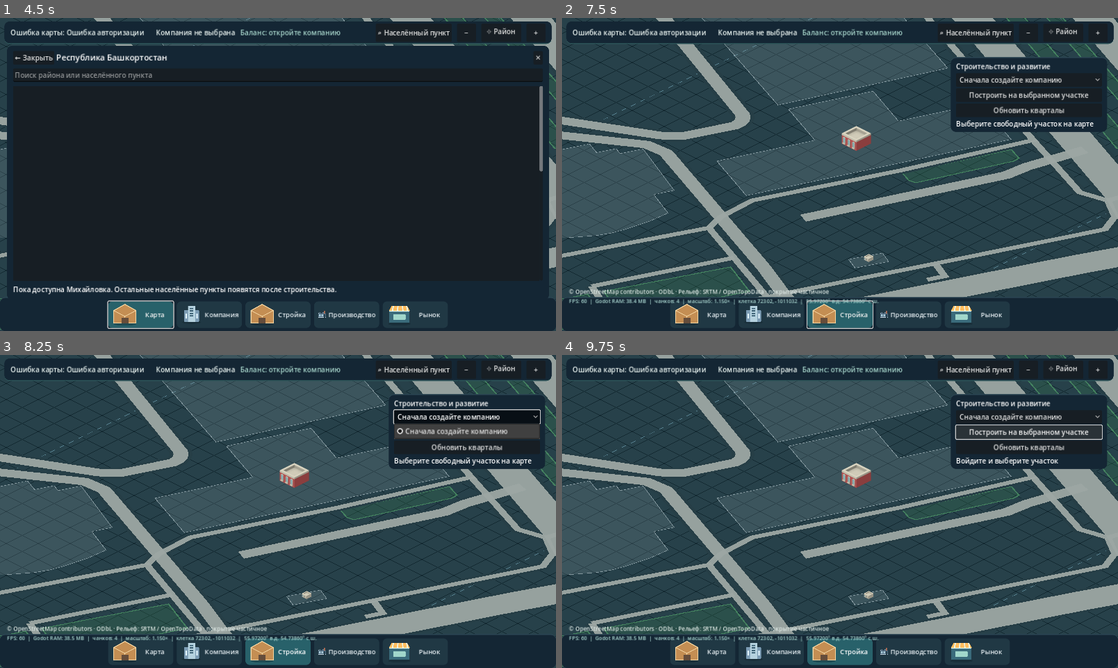
Above: before the commit, frames 1-4 (two rows, left to right).
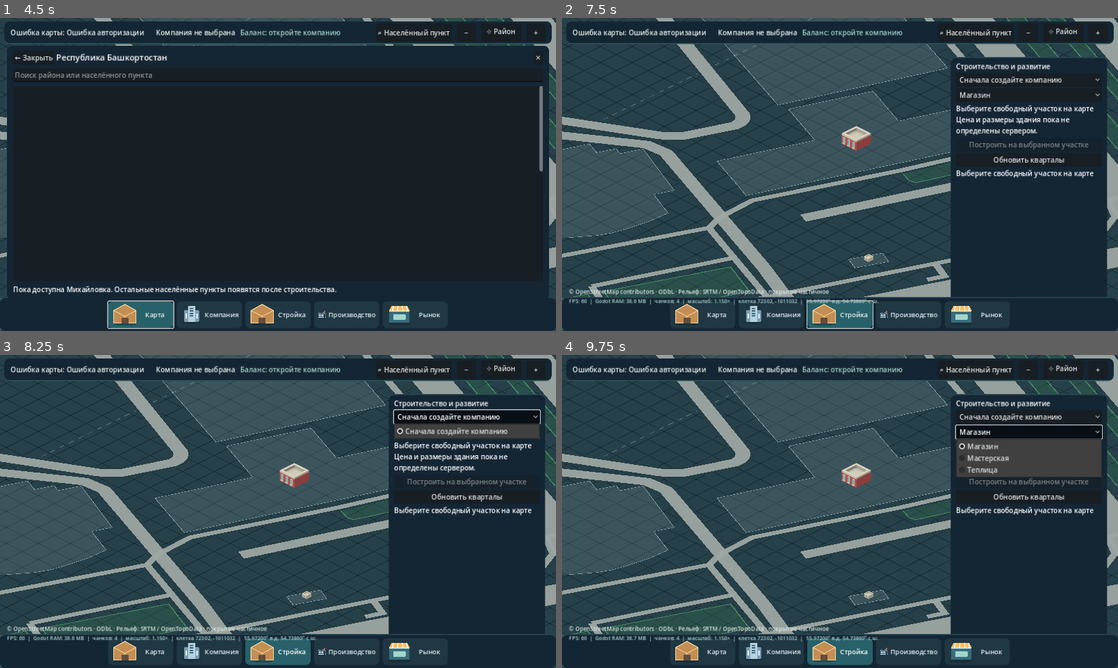
Above: after the commit, the same moments.

Repository: maillunex-lang/basheco
Game: Godot game, scene res://scenes/world.tscn
Same seed, same stepped clock (60 frames per second), same inputs: the game is played once before the commit and once after it.
Inputs (mouse positions are in pixels of both pictures, inside the frame that each line leads up to):
- Up to frame 1 (4.5 s): click (278, 133) at 0.52 s; type "12" at 0.6 s; click (278, 158) at 0.75 s; type "12" at 0.83 s; click (278, 183) at 0.98 s; type "12" at 1.07 s; click "Войти в игру" at 1.25 s; click "Войти в игру" at 2 s; click "Создать аккаунт" at 2.75 s; click "Посмотреть карту без входа" at 3.5 s; click "Карта" at 4.25 s
- Up to frame 2 (7.5 s): click "Компания" at 5 s; click (1029, 80) at 5.77 s; type "12" at 5.85 s; click "Создать компанию" at 6.5 s; click "Стройка" at 7.25 s
- Up to frame 3 (8.25 s): click "Сначала создайте компанию" at 8 s
- Up to frame 4 (9.75 s): click (1029, 433) at 8.75 s, where only the run before the commit has a clickable "Построить на выбранном участке"; click (1029, 433) at 9.5 s, where only the run after the commit has a clickable "Магазин"

Frame 1 is identical in both runs. In frame 2, 14% of the frame differs, in the area x 12-99%, y 23-92%; in frame 3, 14%; in frame 4, 16%, in the area x 12-99%, y 22-92%.

Commit message:
feat(alpha-build): add zoned building catalog and safe build validation UI

Diff:
--- a/client/scripts/build_panel.gd
+++ b/client/scripts/build_panel.gd
@@ -7,6 +7,19 @@
 var company_ids: Array[String] = []
 var message: Label
 var world: Node2D
+var building_picker: OptionButton
+var selected_info: Label
+var build_button: Button
+var busy := false
+# Verified server building_types in migration 004_world_prototype.sql.
+# Sizes are plot dimensions, not building footprint specifications.
+const CATALOG := [
+    {"code": "shop", "title": "Магазин", "zone": "commercial"},
+    {"code": "workshop", "title": "Мастерская", "zone": "industrial"},
+    {"code": "greenhouse", "title": "Теплица", "zone": "agricultural"}
+]
+const ZONE_NAMES := {"commercial": "Торговая", "industrial": "Промышленная", "agricultural": "Сельскохозяйственная"}
+
 
 func _ready() -> void:
     world = get_parent()
@@ -26,10 +39,18 @@
     company = OptionButton.new()
     company.add_item("Сначала создайте компанию")
     layout.add_child(company)
-    var build := Button.new()
-    build.text = "Построить на выбранном участке"
-    build.pressed.connect(_build)
-    layout.add_child(build)
+    building_picker = OptionButton.new()
+    for item in CATALOG:
+        building_picker.add_item(item["title"])
+    building_picker.item_selected.connect(func(_index: int): _refresh_selection())
+    layout.add_child(building_picker)
+    selected_info = Label.new()
+    selected_info.autowrap_mode = TextServer.AUTOWRAP_WORD_SMART
+    layout.add_child(selected_info)
+    build_button = Button.new()
+    build_button.text = "Построить на выбранном участке"
+    build_button.pressed.connect(_build)
+    layout.add_child(build_button)
     var reload := Button.new()
     reload.text = "Обновить кварталы"
     reload.pressed.connect(func(): world.refresh_parcels())
@@ -38,7 +59,45 @@
     message.text = "Выберите свободный участок на карте"
     layout.add_child(message)
     panel.visible = false
+    set_process(true)
+    _refresh_selection()
     world.get_node("Company").companies_updated.connect(_set_companies)
+
+func _process(_delta: float) -> void:
+    if panel.visible:
+        _refresh_selection()
+
+func _current_building() -> Dictionary:
+    var index := building_picker.selected
+    if index < 0 or index >= CATALOG.size():
+        return {}
+    return CATALOG[index]
+
+func _selection_error() -> String:
+    if api.access_token.is_empty():
+        return "Войдите в игру, чтобы строить"
+    if _selected_company_id().is_empty():
+        return "Сначала создайте компанию"
+    if world.selected_plot < 0 or world.selected_plot >= world.plots.size():
+        return "Выберите участок на карте"
+    var plot: Dictionary = world.plots[world.selected_plot]
+    if not plot.has("id") or str(plot.get("id", "")).is_empty():
+        return "Нужен участок, подтверждённый сервером"
+    if plot.get("owner_company_id") != null and str(plot.get("owner_company_id")) != "":
+        return "Участок уже занят"
+    var chosen := _current_building()
+    if chosen.is_empty() or chosen["zone"] != str(plot.get("zone", "")):
+        return "Тип здания не подходит для зоны участка"
+    return ""
+
+func _refresh_selection() -> void:
+    var detail := "Выберите свободный участок на карте"
+    if world.selected_plot >= 0 and world.selected_plot < world.plots.size():
+        var plot: Dictionary = world.plots[world.selected_plot]
+        var zone := str(plot.get("zone", ""))
+        detail = "%s зона · участок %s×%s клеток" % [ZONE_NAMES.get(zone, zone), str(plot.get("width_tiles", "?")), str(plot.get("height_tiles", "?"))]
+    selected_info.text = detail + "\nЦена и размеры здания пока не определены сервером."
+    build_button.disabled = busy or _selection_error() != ""
 
 func _set_companies(companies: Array) -> void:
     var previous := _selected_company_id()
@@ -62,20 +121,27 @@
     return company_ids[company.selected]
 
 func _build() -> void:
-    if api.access_token.is_empty() or world.selected_plot < 0 or _selected_company_id().is_empty():
-        message.text = "Войдите и выберите участок"
+    if busy:
+        return
+    var reason := _selection_error()
+    if not reason.is_empty():
+        message.text = reason
         return
     var plot: Dictionary = world.plots[world.selected_plot]
-    if not plot.has("id") or str(plot.get("owner_company_id", "")) not in ["", "<null>"]:
-        message.text = "Нужен свободный участок с сервера"
-        return
-    var kind: String = {"commercial":"shop", "industrial":"workshop", "agricultural":"greenhouse"}.get(str(plot["zone"]), "")
+    var kind := str(_current_building()["code"])
     var payload := JSON.stringify({"company_id":_selected_company_id(), "plot_id":str(plot["id"]), "building_type":kind})
     var headers := PackedStringArray(["Authorization: Bearer " + api.access_token, "Content-Type: application/json"])
+    busy = true
+    _refresh_selection()
     var err := http.request(api.base_url + "/v1/world/buildings", headers, HTTPClient.METHOD_POST, payload)
+    if err != OK:
+        busy = false
+        _refresh_selection()
     message.text = "Строительство..." if err == OK else "Нет соединения"
 
 func _on_result(_result: int, status: int, _headers: PackedStringArray, body: PackedByteArray) -> void:
+    busy = false
+    _refresh_selection()
     if status == 201:
         var result: Variant = JSON.parse_string(body.get_string_from_utf8())
         message.text = "Построено! Новых участков: " + str(result.get("new_plots", 0))
--- a/client/tests/smoke.gd
+++ b/client/tests/smoke.gd
@@ -218,6 +218,10 @@
     check(build_panel.company_ids.is_empty(), "build panel starts empty")
     build_panel._set_companies([{"id": "test-company-1", "name": "Тестовая компания"}])
     check(build_panel.company_ids.size() == 1 and build_panel._selected_company_id() == "test-company-1", "build panel company")
+    check(build_panel.CATALOG.size() == 3 and build_panel.CATALOG[0]["code"] == "shop", "build catalog matches SQL building types")
+    check(build_panel._selection_error() == "Войдите в игру, чтобы строить", "build blocks unauthenticated users")
+    check(build_panel.selected_info.text.contains("Цена и размеры здания пока не определены"), "build does not fabricate costs or footprint")
+    check(build_panel.build_button.disabled, "build action disabled without server-authenticated plot")
     var market = world.get_node("Market")
     market._set_companies([{"id": "test-company-1", "name": "Тестовая компания"}, {"id": "test-company-2", "name": "Другая компания"}])
     check(market._selected_company_id() == "test-company-1", "market company")
